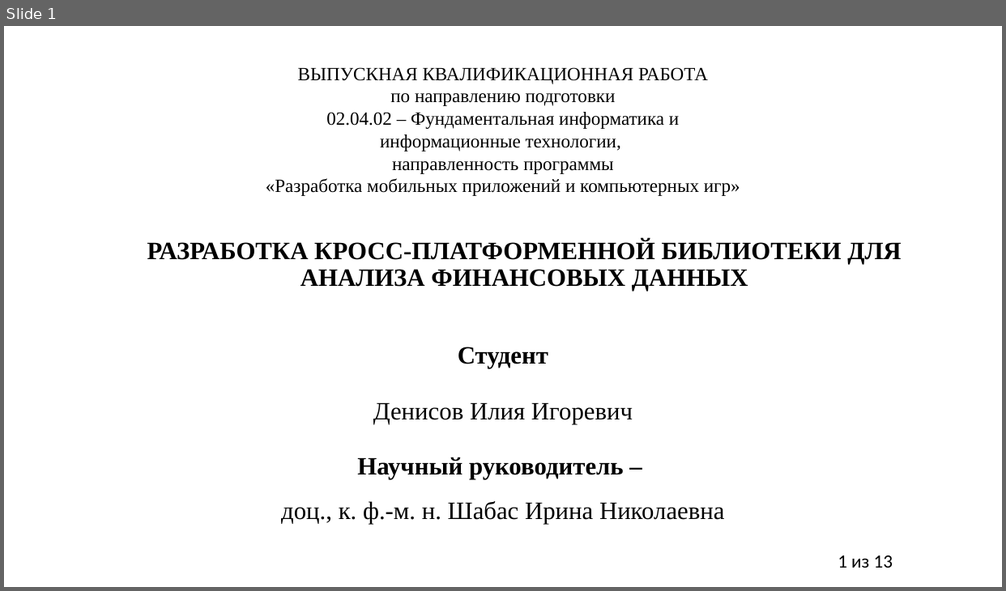
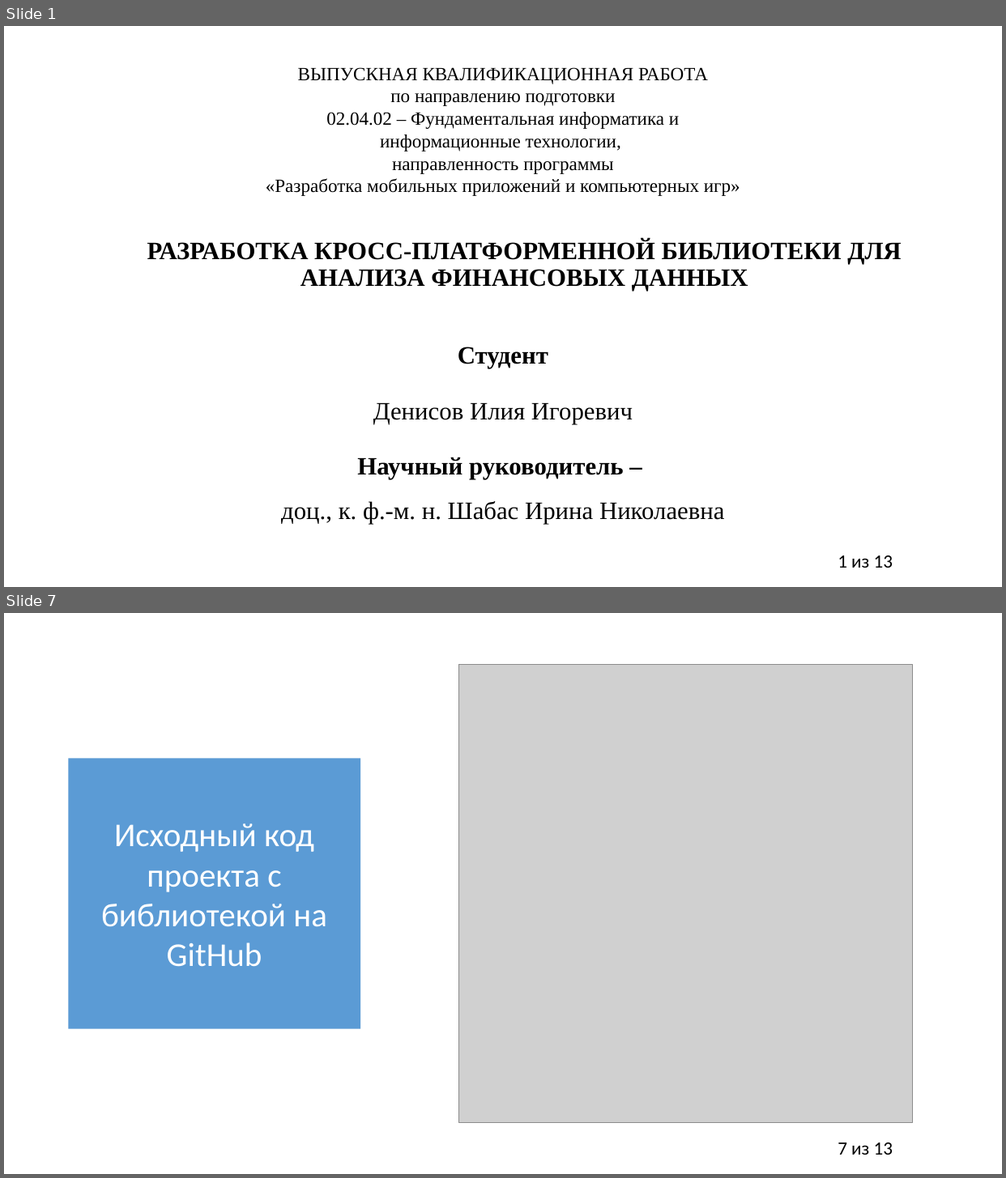
Before and after one commit to IliiaDenisov/masters-thesis, a slide deck: Презентация диплома.pptx. Shown one above the other, each under a label of ours: slide 1 before the commit, slides 1 and 7 after it; the slides between them are not shown. The pictures are 1006x591 and 1006x1178 pixels, drawn with LibreOffice and Linux fonts; fonts in the diff are those of the drawing; grey boxes stand for pictures. Boxes give left, top, right and bottom in pixels: in the first picture for what was removed or moved away, otherwise in the second. Text is boxed around its words. In the diff, an @@ line names an element or a change of style, - is before the commit and + after.

```diff
--- a/Презентация диплома.pptx
+++ b/Презентация диплома.pptx
@@ slide 7 added at (4,613,1002,1174), background #FFFFFF; not listed: 1 template element that a slide beside it also shows @@
@@ picture added at (459,665,912,1123) @@
@@ rectangle added at (68,758,360,1029), fill #5B9BD5, 32 pt, text #FFFFFF @@
+Исходный код проекта с библиотекой на GitHub
```
Also in this commit, not shown: 1 slide changed, 4 other slides added, 11 slides removed.
